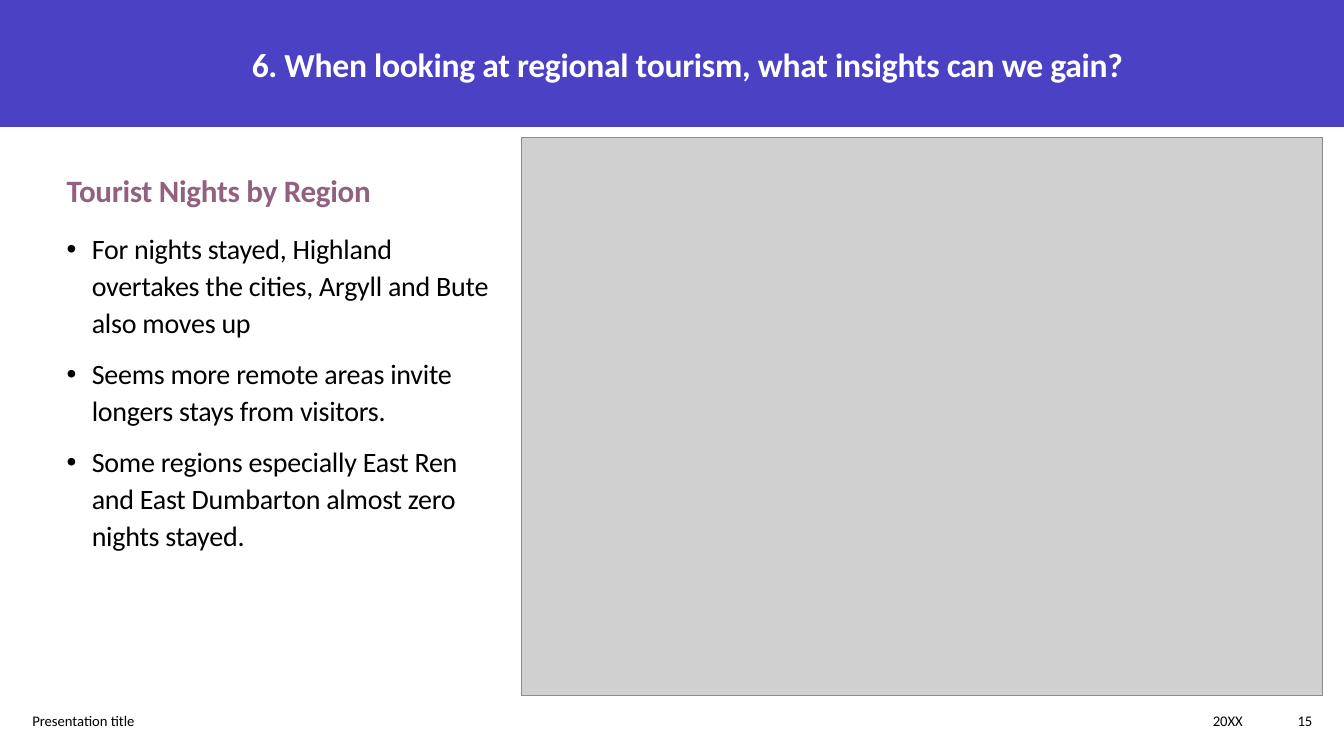
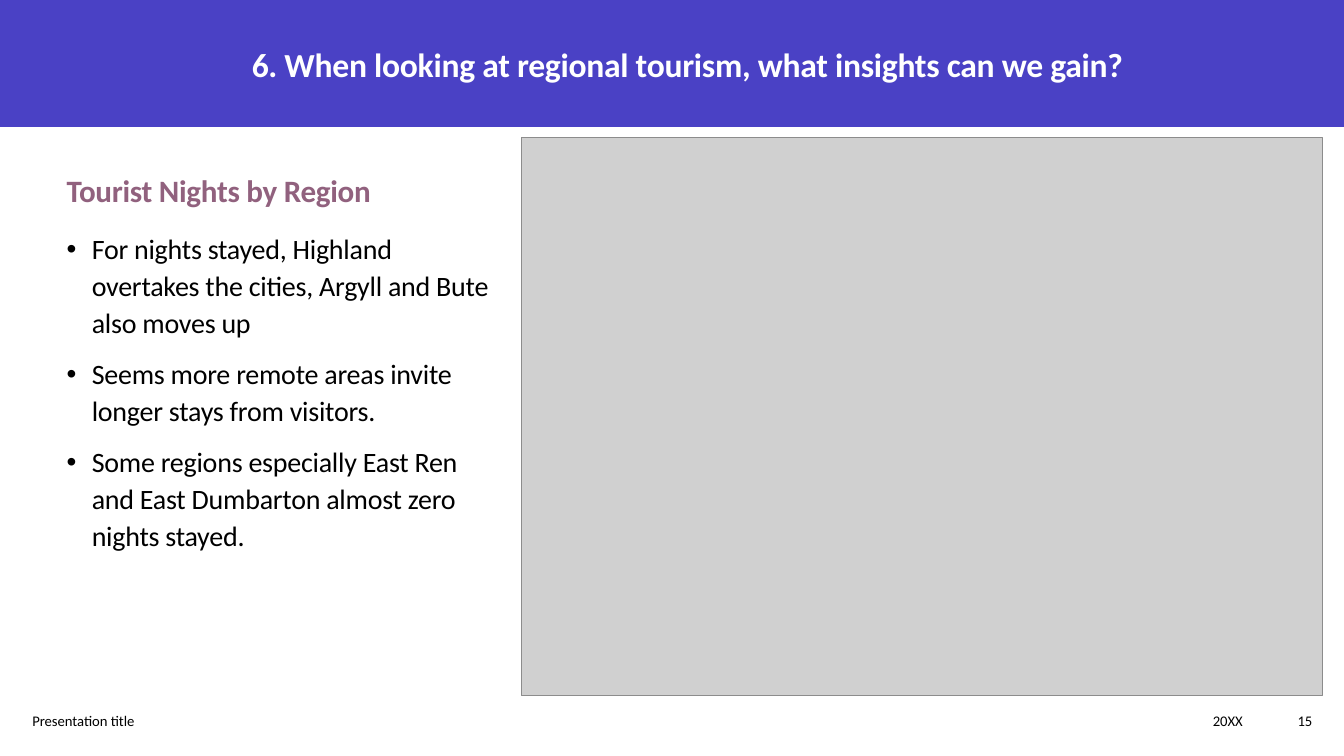
Before and after one commit to neilplenderleith/final_project_visit_scotland, a slide deck: slide 15 of Presentation/final_project_presentation.pptx. Drawn at 1344x756 pixels with LibreOffice and Linux fonts; fonts in the diff are those of the drawing; grey boxes stand for pictures. Boxes give left, top, right and bottom in pixels: in the first picture for what was removed or moved away, otherwise in the second. Text is boxed around its words. In the diff, an @@ line names an element or a change of style, - is before the commit and + after.

```diff
--- a/Presentation/final_project_presentation.pptx
+++ b/Presentation/final_project_presentation.pptx
@@ text at <box>92,364,451,426</box>: text changed @@
-• Seems more remote areas invite longers stays from visitors.
+• Seems more remote areas invite longer stays from visitors.
```
Also in this commit, not shown: 2 other slides changed, 5 slides added, 2 other files.
